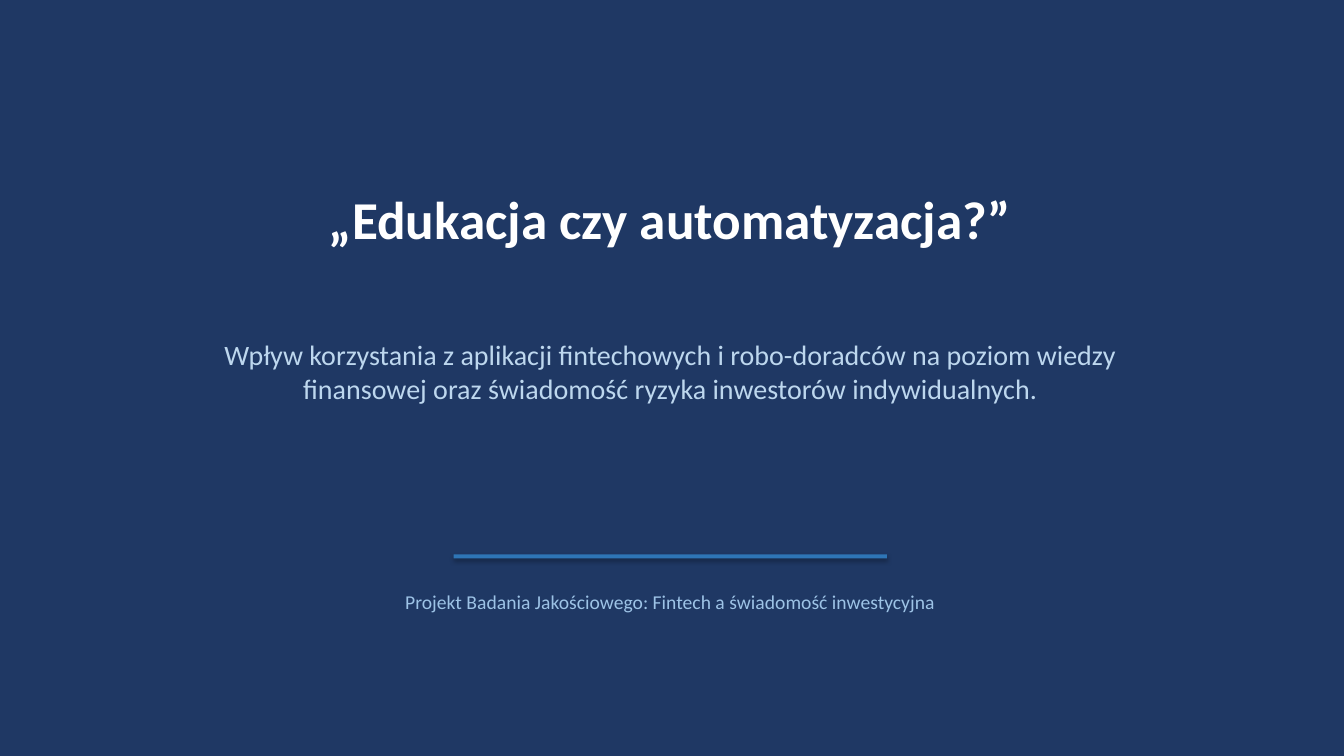
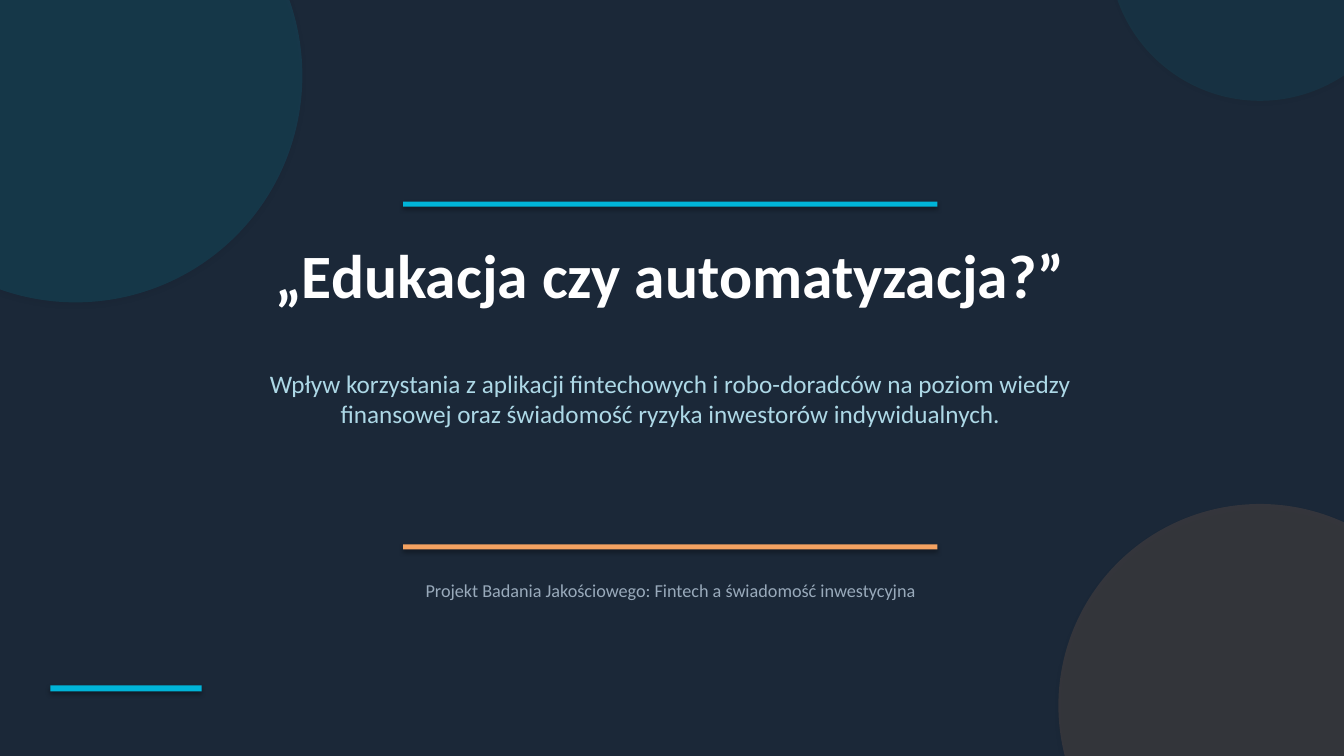
Before and after one commit to krystian61222-cyber/github, a slide deck: slide 1 of Prezentacja_Fintech.pptx. Drawn at 1344x756 pixels with LibreOffice and Linux fonts; fonts in the diff are those of the drawing. Boxes give left, top, right and bottom in pixels: in the first picture for what was removed or moved away, otherwise in the second. Text is boxed around its words. In the diff, an @@ line names an element or a change of style, - is before the commit and + after.

```diff
--- a/Prezentacja_Fintech.pptx
+++ b/Prezentacja_Fintech.pptx
@@ background #1F3864 to #1B2838 @@
@@ ellipse added at (0, 0, 302, 302), fill #00B4D8 at 12% opacity @@
@@ ellipse added at (1109, 0, 1344, 101), fill #00B4D8 at 8% opacity @@
@@ rectangle: place and size @@
-rectangle at (454, 555, 887, 559)
+rectangle at (403, 202, 938, 207)
@@ rectangle at (403, 202, 938, 207): fill #2E75B6 to #00B4D8 @@
@@ text "„Edukacja czy automatyzacja?”": place and size @@
-text "„Edukacja czy automatyzacja?”" at (329, 200, 1011, 248)
+text "„Edukacja czy automatyzacja?”" at (275, 253, 1064, 309)
@@ text "„Edukacja czy automatyzacja?”" at (275, 253, 1064, 309): size 38 to 44 pt; more space between paragraphs @@
@@ text "Wpływ korzystania z aplikacji fintechowych ...": place and size @@
-text "Wpływ korzystania z aplikacji fintechowych ..." at (224, 345, 1116, 404)
+text "Wpływ korzystania z aplikacji fintechowych ..." at (270, 375, 1070, 428)
@@ text "Wpływ korzystania z aplikacji fintechowych ..." at (270, 375, 1070, 428): size 20 to 18 pt, text colour #BDD7EE to #ADD8E6; more space between paragraphs @@
@@ ellipse added at (1059, 504, 1344, 756), fill #F4A261 at 12% opacity @@
@@ rectangle added at (403, 544, 938, 549), fill #F4A261 @@
@@ text "Projekt Badania Jakościowego: Fintech a ...": place and size @@
-text "Projekt Badania Jakościowego: Fintech a ..." at (405, 595, 935, 613)
+text "Projekt Badania Jakościowego: Fintech a ..." at (426, 584, 915, 600)
@@ text "Projekt Badania Jakościowego: Fintech a ..." at (426, 584, 915, 600): size 14 to 13 pt, text colour #9DC3E6 to #99AABB; more space between paragraphs @@
@@ rectangle added at (50, 686, 202, 692), fill #00B4D8 @@
```
Also in this commit, not shown: 8 other slides changed, 1 other file.
